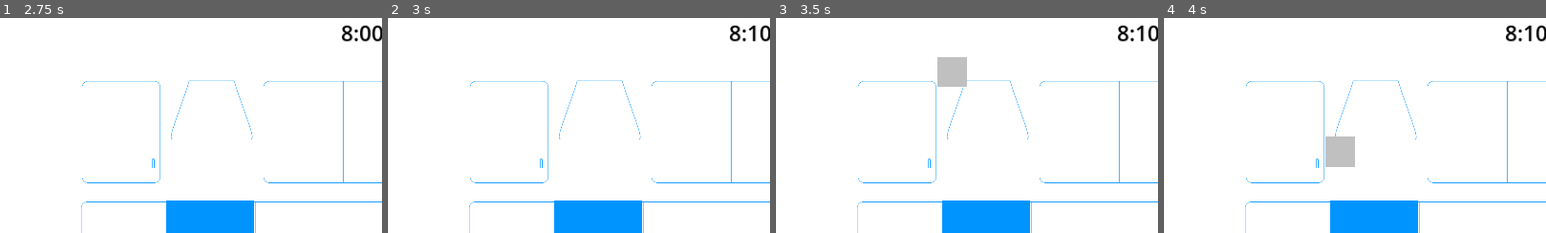
Above: before the commit, frames 1-4 (left to right).
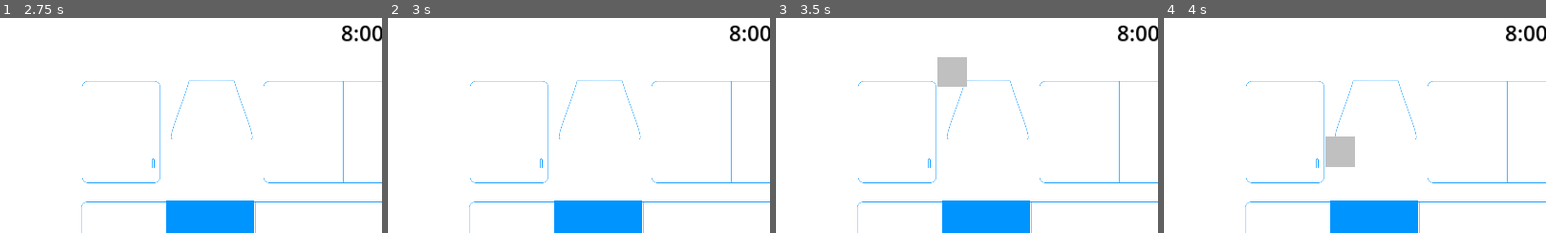
Above: after the commit, the same moments.

Repository: anj0la/BakingFrenzy
Game: Godot game, scene res://scenes/Game.tscn
The game is run twice, just before and just after one commit, with the same random seed, the same clock (stepped at 60 frames per second) and the same inputs. The project has no main scene, so this scene is started directly.
Inputs:
- Up to frame 1 (2.75 s): hold Right (move_right) 0.53-1.28 s; hold Left (move_left) 1.28-2.03 s; hold Right (move_right) from 2.03 s (still down)
- Up to frame 2 (3 s): keep holding Right (move_right)
- Up to frame 3 (3.5 s): keep holding Right (move_right)
- Up to frame 4 (4 s): release Right (move_right) at 3.53 s; hold Left (move_left) from 3.53 s (still down)
The pictures show only the part of the screen within x 0-50%, y 5-55%; the shares and areas given below are measured in that part.

Frame 1 is identical in both runs. In frame 2, 0.2% of the frame differs, in the area x 94-98%, y 3-12%; in frame 3, 0.2%; in frame 4, 0.2%.
Error after the commit: Invalid access to property or key 'time_left' on a base object of type 'null instance'. (res://scripts/Game.gd:31)

Commit message:
Changed timer code so that updating is done via _process function, not on timeout function. Added gameovermenu to game, need to start utilizing customresources.

Diff:
--- a/scenes/Game.tscn
+++ b/scenes/Game.tscn
@@ -9,6 +9,7 @@
 [ext_resource type="PackedScene" uid="uid://wm64m4p8ix3d" path="res://scenes/SaleCounter.tscn" id="7_pwdfb"]
 [ext_resource type="PackedScene" uid="uid://dqfwvvi6rb8gb" path="res://scenes/HUD.tscn" id="8_660gl"]
 [ext_resource type="PackedScene" uid="uid://dmh4v6n6e4d3g" path="res://scenes/TrashCan.tscn" id="9_dushb"]
+[ext_resource type="PackedScene" uid="uid://dgh7j3kb520y4" path="res://scenes/GameOverMenu.tscn" id="10_15l6u"]
 
 [sub_resource type="RectangleShape2D" id="RectangleShape2D_xyenl"]
 size = Vector2(1921, 202)
@@ -76,6 +77,11 @@
 [node name="HUD" parent="." instance=ExtResource("8_660gl")]
 
 [node name="CountdownTimer" type="Timer" parent="."]
+wait_time = 120.0
+one_shot = true
+
+[node name="GameOverMenu" parent="." instance=ExtResource("10_15l6u")]
+visible = false
 
 [connection signal="completed_baking" from="Oven" to="." method="_on_oven_completed_baking"]
 [connection signal="display_baking_indicator" from="Oven" to="." method="_on_oven_display_baking_indicator"]
--- /dev/null
+++ b/scenes/GameOverMenu.tscn
@@ -0,0 +1,108 @@
+[gd_scene load_steps=8 format=3 uid="uid://dgh7j3kb520y4"]
+
+[ext_resource type="Texture2D" uid="uid://dj2f5dbd0ajfo" path="res://art/3_stars.png" id="1_lnd0q"]
+[ext_resource type="Script" path="res://scripts/GameOverMenu.gd" id="1_p5or7"]
+[ext_resource type="Texture2D" uid="uid://dmd8bi6t15j6f" path="res://art/gold_coin.png" id="2_aacg2"]
+[ext_resource type="Texture2D" uid="uid://c0by4gbg7w3xs" path="res://art/customer_icon.png" id="3_ipdqt"]
+[ext_resource type="Texture2D" uid="uid://ctsnd2j2xy65y" path="res://art/home.png" id="4_em5hb"]
+[ext_resource type="Texture2D" uid="uid://ycwfcdipkcnf" path="res://art/rotate.png" id="5_8vn1p"]
+[ext_resource type="Texture2D" uid="uid://b586lm63mv2d" path="res://art/arrow_right.png" id="6_1d77x"]
+
+[node name="GameOverMenu" type="CanvasLayer"]
+script = ExtResource("1_p5or7")
+
+[node name="MainControl" type="Control" parent="."]
+layout_mode = 3
+anchors_preset = 15
+anchor_right = 1.0
+anchor_bottom = 1.0
+grow_horizontal = 2
+grow_vertical = 2
+
+[node name="MenuTexture" type="ColorRect" parent="MainControl"]
+layout_mode = 1
+anchors_preset = 8
+anchor_left = 0.5
+anchor_top = 0.5
+anchor_right = 0.5
+anchor_bottom = 0.5
+offset_left = -200.0
+offset_top = -200.0
+offset_right = 200.0
+offset_bottom = 200.0
+grow_horizontal = 2
+grow_vertical = 2
+color = Color(0.267173, 0.0966387, 1.20327e-08, 1)
+
+[node name="MenuContainer" type="VBoxContainer" parent="MainControl"]
+layout_mode = 1
+anchors_preset = 8
+anchor_left = 0.5
+anchor_top = 0.5
+anchor_right = 0.5
+anchor_bottom = 0.5
+offset_left = -200.0
+offset_top = -172.0
+offset_right = 200.0
+offset_bottom = 200.0
+grow_horizontal = 2
+grow_vertical = 2
+theme_override_constants/separation = 25
+
+[node name="StarsEarned" type="TextureRect" parent="MainControl/MenuContainer"]
+layout_mode = 2
+texture = ExtResource("1_lnd0q")
+stretch_mode = 3
+
+[node name="DayCompleted" type="Label" parent="MainControl/MenuContainer"]
+layout_mode = 2
+theme_override_font_sizes/font_size = 36
+text = "DAY 1
+"
+horizontal_alignment = 1
+
+[node name="GameStatsContainer" type="VBoxContainer" parent="MainControl/MenuContainer"]
+layout_mode = 2
+
+[node name="CoinsContainer" type="HBoxContainer" parent="MainControl/MenuContainer/GameStatsContainer"]
+layout_mode = 2
+alignment = 1
+
+[node name="CoinsEarned" type="Label" parent="MainControl/MenuContainer/GameStatsContainer/CoinsContainer"]
+layout_mode = 2
+theme_override_font_sizes/font_size = 30
+text = "Earned: 0"
+
+[node name="CoinsImage" type="TextureRect" parent="MainControl/MenuContainer/GameStatsContainer/CoinsContainer"]
+layout_mode = 2
+texture = ExtResource("2_aacg2")
+
+[node name="CustomersContainer" type="HBoxContainer" parent="MainControl/MenuContainer/GameStatsContainer"]
+layout_mode = 2
+alignment = 1
+
+[node name="CustomersServed" type="Label" parent="MainControl/MenuContainer/GameStatsContainer/CustomersContainer"]
+layout_mode = 2
+theme_override_font_sizes/font_size = 30
+text = "Served: 0"
+
+[node name="CustomersImage" type="TextureRect" parent="MainControl/MenuContainer/GameStatsContainer/CustomersContainer"]
+layout_mode = 2
+texture = ExtResource("3_ipdqt")
+
+[node name="NavContainer" type="HBoxContainer" parent="MainControl/MenuContainer"]
+layout_mode = 2
+theme_override_constants/separation = 50
+alignment = 1
+
+[node name="HomeButton" type="TextureButton" parent="MainControl/MenuContainer/NavContainer"]
+layout_mode = 2
+texture_normal = ExtResource("4_em5hb")
+
+[node name="RestartButton" type="TextureButton" parent="MainControl/MenuContainer/NavContainer"]
+layout_mode = 2
+texture_normal = ExtResource("5_8vn1p")
+
+[node name="LevelSelectionButton" type="TextureButton" parent="MainControl/MenuContainer/NavContainer"]
+layout_mode = 2
+texture_normal = ExtResource("6_1d77x")
--- a/scripts/Game.gd
+++ b/scripts/Game.gd
@@ -3,7 +3,10 @@
 @export var ingredient_scene: PackedScene
 var coins_earned: int
 var customers_served: int
-var time_left: int
+var elapsed_time: float
+var stars_earned: int
+# Will store the Goals array into a CustomResource file. to get the goal and divide it into 3 to get to 1 star, 2 stars and 3 stars (completing the goal).
+const GOALS: Array = [{"name": "goal_coins", "target": 500}, {"name": "goal_customers", "target": 10}]
 
 # Called when the node enters the scene tree for the first time.
 func _ready():
@@ -15,11 +18,20 @@
 	print($NPC.selected_order)
 	coins_earned = 0
 	customers_served = 0
-	time_left = 120
+	elapsed_time = 0.0
+	stars_earned = 1
 	# Updates the coins and customers served.
 	$HUD.update_coins(coins_earned)
 	$HUD.update_customers_served(customers_served)
 
+# Called every frame. 'delta' is the elapsed time since the previous frame.
+func _process(delta: float) -> void:
+	elapsed_time += delta
+	if elapsed_time >= 1.0:
+		$HUD.update_time_indicator(int($Timer.time_left))
+		elapsed_time = 0.0
+
+# Resets the game.
 func reset_game():
 	$Player.start($StartPosition.position)
 	$StartTimer.start()
@@ -30,19 +42,15 @@
 	print($NPC.selected_order)
 	coins_earned = 0
 	customers_served = 0
-	time_left = 120
 	# Updates the coins and customers served.
 	$HUD.update_coins(coins_earned)
 	$HUD.update_customers_served(customers_served)
 
+# Ends the game.
 func _on_countdown_timer_timeout() -> void:
-	time_left -= 1
-	if time_left >= 0:
-		$HUD.update_time_indicator(time_left)
-	else:
-		print('GAME OVER!')
-		# NOTE: We would display a popup screen showing the coins earned, customers served, total coins earned, and total customers served.
-		# NOTE: Then, we would change the scene back to either a) the main menu or b) the level menu.
+	print("GAME OVER!")
+	# NOTE: Day is put as 1, will change because we will have set the day from the level scene.
+	$GameOverMenu.display_game_over_menu(1, stars_earned, coins_earned, customers_served)
 
 # Creates a new ingredient every time the timer is completed.
 func _on_ingredient_timer_timeout() -> void:
@@ -67,6 +75,7 @@
 func _on_start_timer_timeout() -> void:
 	$IngredientTimer.start()
 	$CountdownTimer.start()
+	$Timer.start()
 	# print('Started ingredient timer.')
 
 # Called every time an object enters the player's body.
--- /dev/null
+++ b/scripts/GameOverMenu.gd
@@ -0,0 +1,34 @@
+extends CanvasLayer
+
+# Called when the node enters the scene tree for the first time.
+func _ready() -> void:
+	visible = false
+
+# Displays the game over menu.
+func display_game_over_menu(day: String, stars_earned: int, coins_earned: int, customers_served: int) -> void:
+	visible = true
+	_display_day_completed(day)
+	_display_stars_earned(stars_earned)
+	_display_coins_earned(coins_earned)
+	_display_customers_served(customers_served)
+
+# Hides the game over menu.
+func remove_game_over_menu() -> void:
+	visible = false
+
+# Displays the day (i.e., level) the player has completed.
+func _display_day_completed(day: String) -> void:
+	$MainControl/MenuContainer/DayCompleted.text = day.to_upper()
+
+# Displays the number of stars the player has earned.
+func _display_stars_earned(stars_earned: int) -> void:
+	var image_path = "res://art/" + str(stars_earned) + "_stars.png"
+	$MainControl/MenuContainer/StarsEarned.texture = load("res://art/three_stars.png")
+
+# Displays the total coins earned.
+func _display_coins_earned(coins_earned: int) -> void:
+	$MainControl/MenuContainer/GameStatsContainer/CoinsContainer/CoinsEarned.text = str(coins_earned)
+
+# Displays the total customers served.
+func _display_customers_served(customers_served: int) -> void:
+	$MainControl/MenuContainer/GameStatsContainer/CustomersContainer/CustomersServed.text = str(customers_served)
Binary file added: art/1_stars.png
Not shown, added: art/1_stars.png.import
Binary file added: art/2_stars.png
Not shown, added: art/2_stars.png.import
Binary file added: art/3_stars.png
Not shown, added: art/3_stars.png.import
Binary file added: art/arrow_right.png
Not shown, added: art/arrow_right.png.import
Binary file added: art/home.png
Not shown, added: art/home.png.import
Binary file added: art/restart_button.png
Not shown, added: art/restart_button.png.import
(and 5 more such lines)
